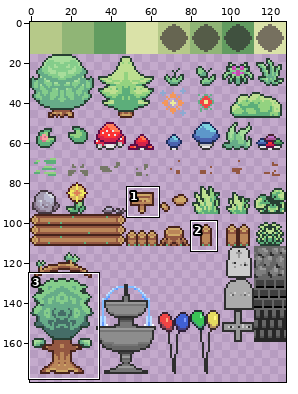
Two states of a sprite sheet, Content/Images/Textures2D/Tilesets/plains.png. The picture above shows the old version from afar; the outline marks the close-up.
Close-up. Old version:
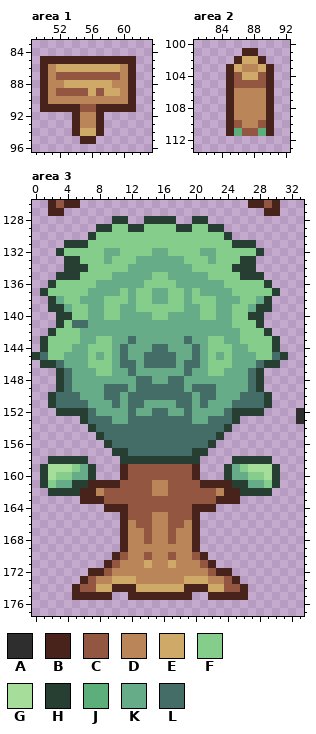
The file is 128x256 pixels. Colours within 5 levels of each other are drawn and written as one. Shown: area 1: x 49..63, y 83..96; area 2: x 81..92, y 100..113; area 3: x 0..33, y 126..177. The wide view leaves out empty margins. The commit also changed other parts of the picture, which this record leaves out.
Palette (. is transparent): A #2e2e2e  B #47231c  C #935741  D #ba8659  E #cea968  F #85cd8b  G #a7dd9b  H #273f33  J #5cae7a  K #66ac88  L #456d67
The result:
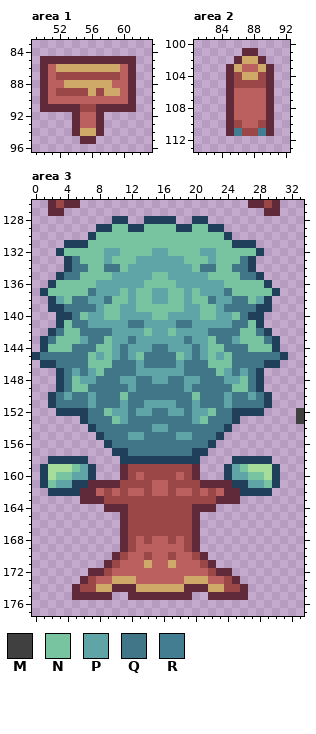
Colours new in this view: M #404040  N #78c4a0  P #5fa5a8  Q #417689  R #427d92
The edit:
colour B: #47231c -> #602a3b
colour C: #935741 -> #9b4747
colour D: #ba8659 -> #bb5f5f
colour H: #273f33 -> #203f5b
Changed rows in their new state; - is a pixel that keeps its letter.
Area 2:
first column x 86:
111 R--R
Area 3:
first column x 1:
129 ---------NN--NNNN--NN------------
130 -------NNNNNNNNNNNNNNNN----------
131 ------NNNNNNNNNNNNNNNNNN---------
132 ---NNNNNPPNNNNPPNNNNPPNNNNN------
133 ----QNNNPNNNPPPPPPNNNPNNNQ-------
134 ----QQNNQQNPPPPPPPPNQQNNQQ-------
135 ---QQNNNNPPPPPNNPPPPPNNNNQQ------
136 --NNNNNPPPPPPNNNNPPPPPPNNNNN-----
137 -NNNNNQPPPNPNNPPNNPNPPPQNNNNN----
138 --PNQQPPQNNPNNPPNNPNNQPPQQNP-----
139 ---QQQQPNNPPNNNNNNPPNNPQQQQ------
140 ----QNPPNNPPPPNNPPPPNNPPNQ-------
141 ---NQQPPPPPQQPPPPQQPPPPPQQN------
142 --QNNQQQQPPPPNPPNPPPPQQQQNNQ-----
143 -QNNNPQQNPPQPPPPPPQPPNQQPNNNQ----
144 -NNNQQQNNPQPPPQQPPPQPNNQQQNNN----
145 QQQQQQNPNPQPNQQQQNPQPNPNQQQQQQ---
146 --QQQQNNNQQQPQQQQPQQQNNNQQQQ-----
147 ---QPQPNQQQQPPPPPPQQQQNPQPQ------
148 ---QNPPQQQPPQQPPQQPPQQQPPNQ------
149 ---QNNQQQQQPQQQQQQPQQQQQNNQ------
150 --QPQQPQQQNQQQQQQQQNQQQPQQPQ-----
151 --QQQQPQQQPQQPPPPQQPQQQPQQQQ-----
152 ------QQNPPQPPQQPPQPPNQQ--------M
153 ------QQQNPQQQQQQQQPNQQQ--------M
154 -------QQQQQQQPPQQQQQQQ----------
155 --------QQQPPQQQQPPQQQ-----------
156 ---------QQQQQQQQQQQQ------------
157 -----------QQQQQQQQ--------------
159 ----NP------------------PN-------
160 --NNPP------D----D------PPNN-----
161 -NPP----------------------PPN----
162 ---------D-DD----DD-D------------
165 --------------CC-----------------
166 -----------C--CC--C--------------
167 -----------CC-CC-CC--------------
168 -----------C------C--------------
169 -----------C------C--------------
